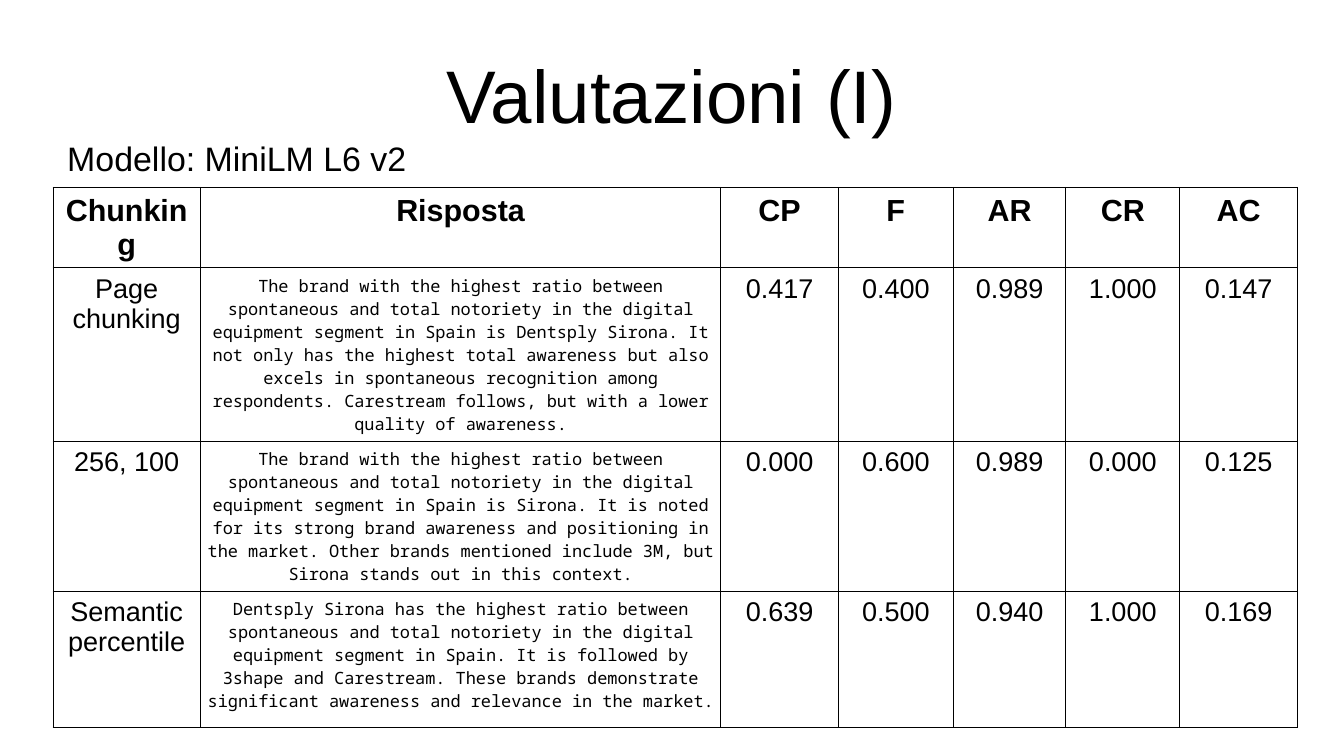
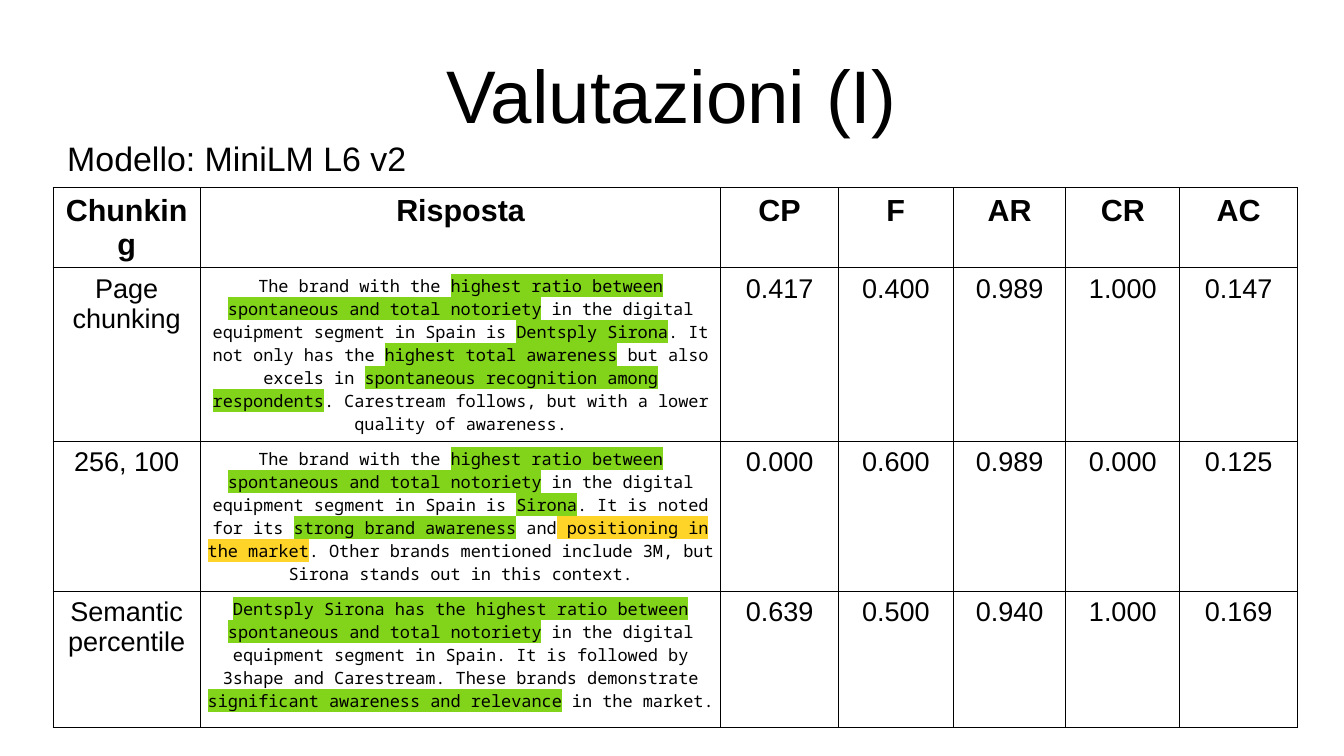
Before and after one commit to PietroNoto/Tesi, a slide deck: slide 10 of Appunti/Bozza presentazione keystone novembre.odp (slide 9 before the commit). Drawn at 1344x756 pixels with LibreOffice and Linux fonts; fonts in the diff are those of the drawing. Boxes give left, top, right and bottom in pixels: in the first picture for what was removed or moved away, otherwise in the second. Text is boxed around its words. In the diff, an @@ line names an element or a change of style, - is before the commit and + after.

```diff
--- a/Appunti/Bozza presentazione keystone novembre.odp
+++ b/Appunti/Bozza presentazione keystone novembre.odp
@@ table at [54,188,1298,721] @@
@@ highlight none to #81D41A in "highest ratio between spontaneous and total notoriety ...", "highest ratio between spontaneous and total notoriety ...", "Dentsply Sirona has the highest ratio between ..." @@
@@ highlight none to #FFD428 in "positioning in the market." @@
```
Also in this commit, not shown: 7 other slides changed, 1 slide added, 7 other files.
